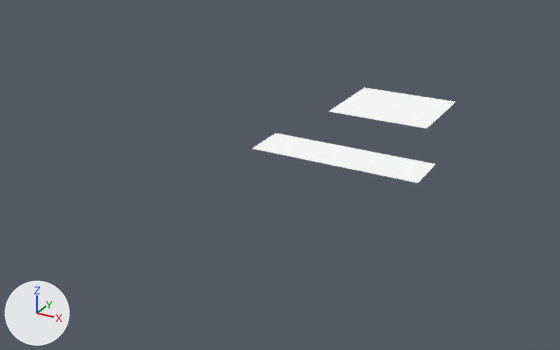
A saved change to the OBJ model Games/GuruttoWorld/Assets/Models/GuidanceLab/City3B/Baked/Block-2-4.obj.
Camera for both pictures: a 50 mm camera at (45.9, -37.5, 48.8) aimed at (-4.5, 54.2, 2.9). Arrows for +X, +Y and +Z are at lower left; the lights stay in place. The picture after the commit comes second. Where no turn or scale is listed for an object, it has been applied to the vertices. Vertices at exactly the same position are counted once.

Script lines for the objects in view, before the commit:
```python
me_block_2_4 = bpy.data.meshes.new('Block-2-4')
me_block_2_4.from_pydata(...)  # 16 vertices, 12 faces; spans x -14.0..14.0, y 62.0..96.0, z 2.5..4.2
me_block_2_4.materials.append(mat_white)  # white #ffffff
ob_block_2_4 = bpy.data.objects.new('Block-2-4', me_block_2_4)
ob_block_2_4.location = (0.0, 0.0, 0.0)
```
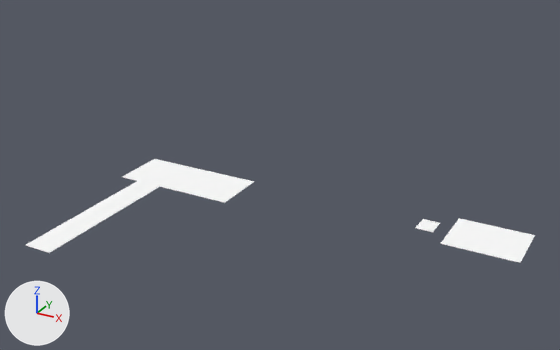
Diff of the bpy script that builds the scene:
```diff
--- a/Games/GuruttoWorld/Assets/Models/GuidanceLab/City3B/Baked/Block-2-4.obj.py
+++ b/Games/GuruttoWorld/Assets/Models/GuidanceLab/City3B/Baked/Block-2-4.obj.py
@@ me_block_2_4 @@
 # used by ob_block_2_4; location = (0.0, 0.0, 0.0)
-me_block_2_4.from_pydata(...)  # 16 vertices, 12 faces; spans x -14.0..14.0, y 62.0..96.0, z 2.5..4.2
+me_block_2_4.from_pydata(...)  # 32 vertices, 24 faces; spans x -25.0..32.0, y 21.0..56.0, z 1.4..2.6
+# me_block_2_4 part 1: a new loose piece, a box spanning x -25.0..-7.0, y 43.0..51.0, z 2.52..2.56, in mat_white (white #ffffff)
+# me_block_2_4 part 2: a new loose piece, a box spanning x -22.0..-18.0, y 21.0..43.0, z 2.52..2.56, in mat_white (white #ffffff)
+# me_block_2_4 part 3: a new loose piece, a box spanning x 22.0..32.0, y 48.0..56.0, z 1.4..1.44, in mat_white (white #ffffff)
+# me_block_2_4 part 4: a new loose piece, a box spanning x 17.8..20.2, y 50.5..53.5, z 1.4..1.44, in mat_white (white #ffffff)
+# me_block_2_4 part 5: the loose piece of 8 vertices spanning x -14.0..14.0, y 62.0..70.0, z 2.5..2.6 is deleted
+# me_block_2_4 part 6: the loose piece of 8 vertices spanning x -9.0..9.0, y 80.0..96.0, z 4.2 is deleted
 me_block_2_4.materials.append(mat_white)
```

Location of each change, [x1, y1, x2, y2] in pixels of the pictures (560 x 350 px):
'Block-2-4', reshaped (150% wider, 9% taller): before [252, 88, 455, 183]; after [26, 159, 535, 263]
part 1 of me_block_2_4, added: after [122, 159, 254, 203]
part 2 of me_block_2_4, added: after [26, 181, 160, 253]
part 3 of me_block_2_4, added: after [440, 218, 535, 263]
part 4 of me_block_2_4, added: after [416, 219, 440, 232]
part 5 of me_block_2_4, deleted: before [252, 133, 436, 183]
part 6 of me_block_2_4, deleted: before [328, 88, 455, 129]
